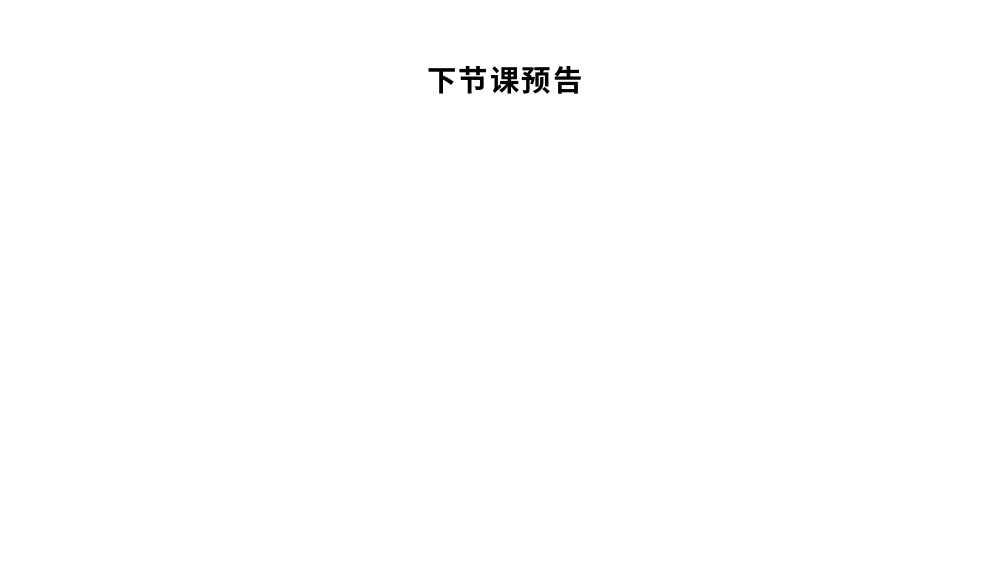
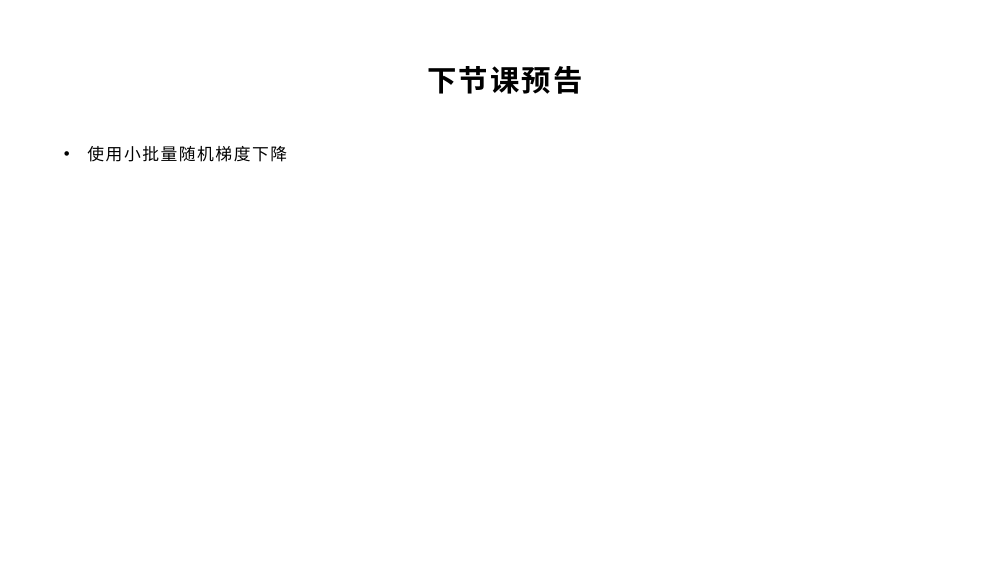
Before and after one commit to yyc-git/DeepLearningEdu, a slide deck: slide 29 of lessons/6_softmax/ppt/使用交叉熵损失函数和Softmax激活函数.pptx (slide 31 before the commit). Drawn at 1008x567 pixels with LibreOffice and Linux fonts; fonts in the diff are those of the drawing; background and template pictures are left out. Boxes give left, top, right and bottom in pixels: in the first picture for what was removed or moved away, otherwise in the second. Text is boxed around its words. In the diff, an @@ line names an element or a change of style, - is before the commit and + after.

```diff
--- a/lessons/6_softmax/ppt/使用交叉熵损失函数和Softmax激活函数.pptx
+++ b/lessons/6_softmax/ppt/使用交叉熵损失函数和Softmax激活函数.pptx
@@ text added at [87,146,287,162], 16 pt, text #000000 @@
+• 使用小批量随机梯度下降
```
Also in this commit, not shown: 4 other slides changed, 2 slides removed, 3 other files.
